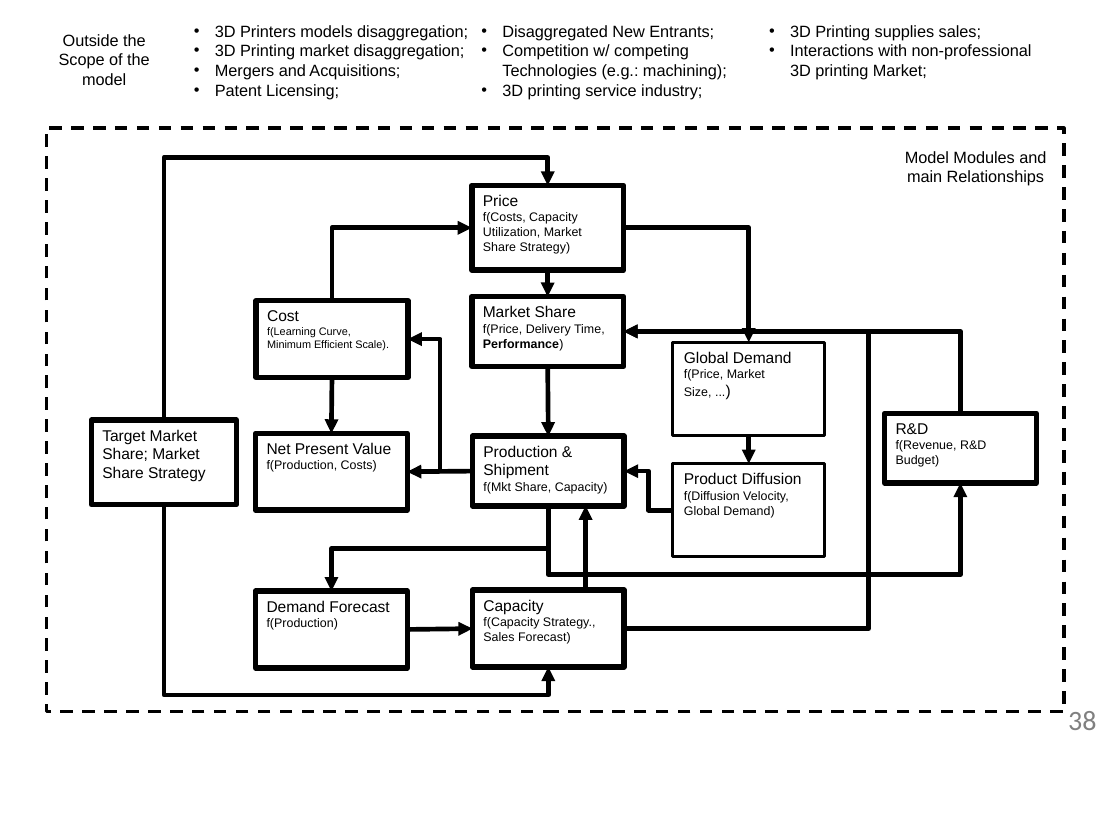
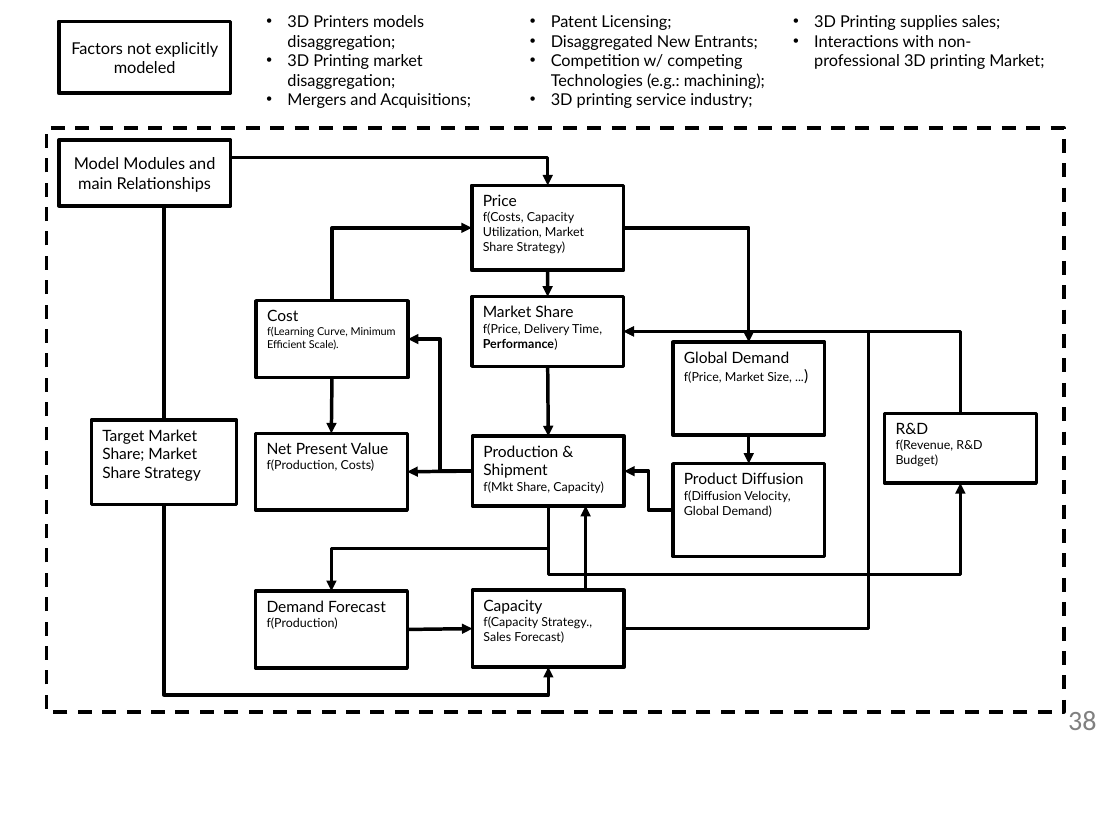
Before and after one commit to pedroliman/ms-rdm-dissertation, a slide deck: slide 38 of dissertacao-docs/apresentacoes/Dissertação - RDM - EMA - Imagens-EN.pptx. Drawn at 1120x840 pixels with LibreOffice and Linux fonts; fonts in the diff are those of the drawing; background and template pictures are left out. Boxes give left, top, right and bottom in pixels: in the first picture for what was removed or moved away, otherwise in the second. Text is boxed around its words. In the diff, an @@ line names an element or a change of style, - is before the commit and + after.

Commit message:
poster

```diff
--- a/dissertacao-docs/apresentacoes/Dissertação - RDM - EMA - Imagens-EN.pptx
+++ b/dissertacao-docs/apresentacoes/Dissertação - RDM - EMA - Imagens-EN.pptx
@@ rectangle added at <box>59,21,231,93</box>, fill #FFFFFF, outline #000000 2.25 pt, 10.5 pt, text #000000 @@
+Factors not explicitly modeled
@@ text "3D Printers models disaggregation;": place and size @@
-text "3D Printers models disaggregation;" at <box>215,25,1032,99</box>
+text "3D Printers models disaggregation;" at <box>287,15,1044,108</box>
@@ text "3D Printers models disaggregation;" at <box>287,15,1044,108</box>: font Arial to Lato @@
@@ text removed at <box>59,34,150,85</box> @@
-Outside the Scope of the model
@@ rectangle at <box>46,128,1064,711</box>: outline #000000 2 pt dashed to #000000 2.25 pt dashed @@
@@ rectangle "Model Modules and main Relationships": place and size @@
-rectangle "Model Modules and main Relationships" at <box>905,151,1046,186</box>
+rectangle "Model Modules and main Relationships" at <box>59,140,231,206</box>
@@ rectangle "Model Modules and main Relationships" at <box>59,140,231,206</box>: font Arial to Lato; outline none to #000000 2.25 pt @@
@@ elbow arrow (164, 420) - (548, 186): stroke #000000 3 pt to #000000 2.25 pt @@
@@ elbow arrow (332, 300) - (472, 227): stroke #000000 3 pt to #000000 2.25 pt @@
@@ elbow arrow (624, 227) - (749, 343): stroke #000000 3 pt to #000000 2.25 pt @@
@@ curved arrow (548, 270) - (548, 297): stroke #000000 3 pt to #000000 2.25 pt @@
@@ elbow arrow (473, 472) - (408, 339): stroke #000000 3 pt to #000000 2.25 pt @@
@@ elbow arrow (624, 628) - (624, 332): stroke #000000 3 pt to #000000 2.25 pt @@
@@ elbow arrow (961, 413) - (624, 332): stroke #000000 3 pt to #000000 2.25 pt @@
@@ rectangle "Global Demand" at <box>673,343,825,436</box>: font Arial to Lato; outline #000000 2 pt to #000000 2.25 pt @@
@@ arrow (332, 377) - (332, 433): stroke #000000 3 pt to #000000 2.25 pt @@
@@ arrow (548, 366) - (549, 436): stroke #000000 3 pt to #000000 2.25 pt @@
@@ font Arial to Lato; outline #000000 3.5 pt to #000000 2.25 pt in 9 elements at <box>255,433,408,511</box>, <box>473,590,625,668</box>, <box>472,297,624,366</box>, <box>472,186,624,271</box>, <box>473,436,625,505</box>, <box>255,591,408,669</box>, <box>92,420,237,504</box>, <box>256,300,409,377</box>, <box>885,413,1037,483</box> @@
@@ arrow (749, 436) - (749, 464): stroke #000000 3 pt to #000000 2.25 pt @@
@@ arrow (473, 472) - (408, 472): stroke #000000 3 pt to #000000 2.25 pt @@
@@ elbow arrow (673, 511) - (624, 472): stroke #000000 3 pt to #000000 2.25 pt @@
@@ rectangle "Product Diffusion" at <box>673,464,825,557</box>: font Arial to Lato; outline #000000 2 pt to #000000 2.25 pt @@
@@ elbow arrow (164, 505) - (549, 668): stroke #000000 3 pt to #000000 2.25 pt @@
@@ elbow arrow (549, 506) - (332, 591): stroke #000000 3 pt to #000000 2.25 pt @@
@@ elbow arrow (549, 506) - (961, 483): stroke #000000 3 pt to #000000 2.25 pt @@
@@ arrow (586, 589) - (586, 506): stroke #000000 3 pt to #000000 2.25 pt @@
@@ arrow (408, 629) - (473, 628): stroke #000000 3 pt to #000000 2.25 pt @@
```
Also in this commit, not shown: 5 other files.
